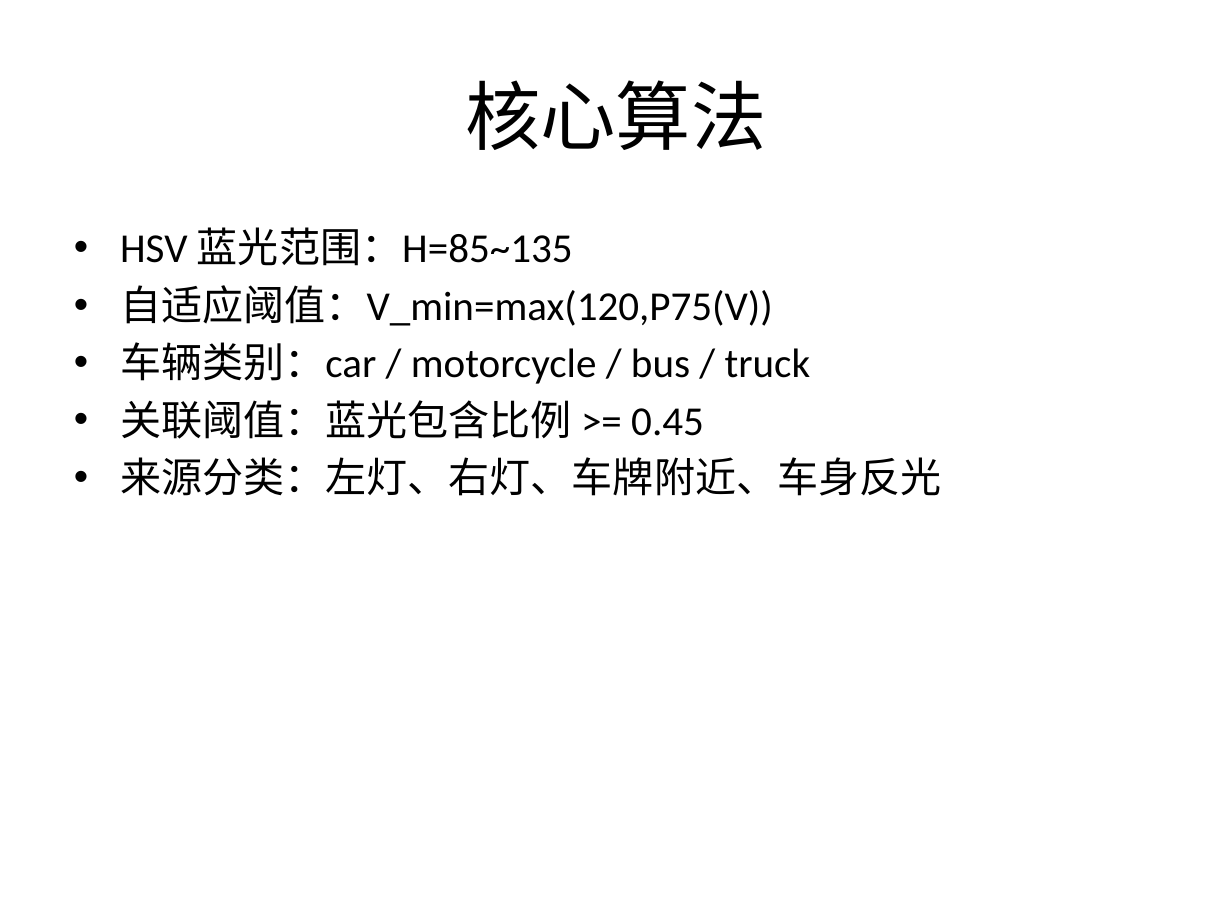
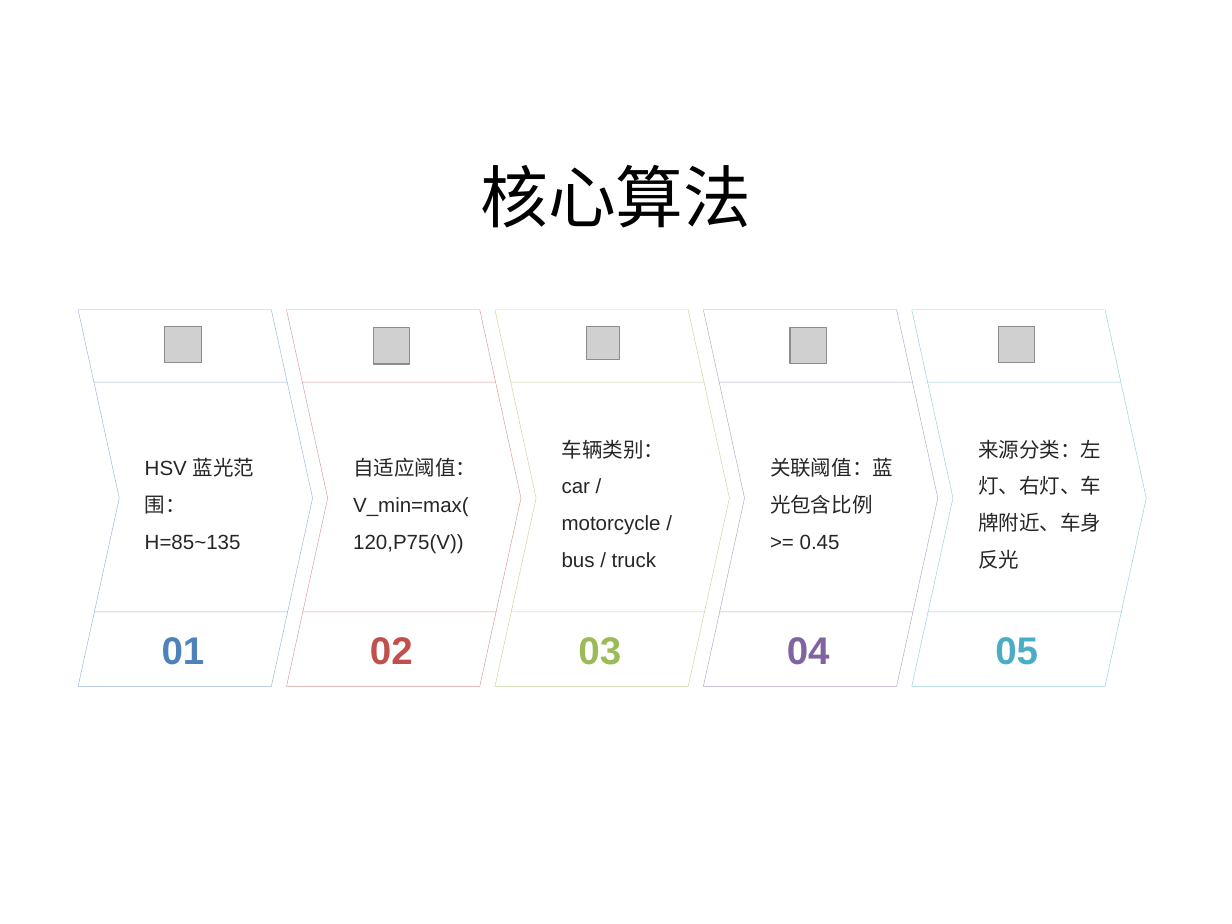
Before and after one commit to szl97/DAA, a slide deck: slide 4 of blue-light-detection/解题ppt.pptx. Drawn at 1232x924 pixels with LibreOffice and Linux fonts; fonts in the diff are those of the drawing; grey boxes stand for pictures. Boxes give left, top, right and bottom in pixels: in the first picture for what was removed or moved away, otherwise in the second. Text is boxed around its words. In the diff, an @@ line names an element or a change of style, - is before the commit and + after.

```diff
--- a/blue-light-detection/解题ppt.pptx
+++ b/blue-light-detection/解题ppt.pptx
@@ title "核心算法": place and size @@
-title "核心算法" at box(465, 80, 766, 150)
+title "核心算法" at box(480, 165, 751, 228)
@@ title "核心算法" at box(480, 165, 751, 228): size 44 to 39.6 pt @@
@@ text removed at box(120, 227, 941, 496) @@
-• HSV 蓝光范围：H=85~135
-• 自适应阈值：V_min=max(120,P75(V))
-• 车辆类别：car / motorcycle / bus / truck
-• 关联阈值：蓝光包含比例 >= 0.45
-• 来源分类：左灯、右灯、车牌附近、车身反光
@@ chevron added at box(78, 310, 312, 687), fill #FFFFFF @@
@@ chevron added at box(78, 309, 312, 686), fill #FFFFFF at 20% opacity, outline #4F81BD 0.25 pt, 12 pt, text #262626 @@
+HSV 蓝光范围：H=85~135
@@ picture added at box(165, 326, 201, 362) @@
@@ chevron added at box(287, 310, 521, 687), fill #FFFFFF @@
@@ chevron added at box(287, 309, 521, 686), fill #FFFFFF at 20% opacity, outline #C0504D 0.25 pt, 12 pt, text #262626 @@
+自适应阈值：V_min=max(120,P75(V))
@@ picture added at box(373, 328, 410, 365) @@
@@ chevron added at box(495, 310, 729, 687), fill #FFFFFF @@
@@ chevron added at box(495, 309, 729, 686), fill #FFFFFF at 20% opacity, outline #9BBB59 0.25 pt, 12 pt, text #262626 @@
+车辆类别：car / motorcycle / bus / truck
@@ picture added at box(586, 326, 620, 360) @@
@@ chevron added at box(703, 310, 938, 687), fill #FFFFFF @@
@@ chevron added at box(703, 309, 938, 686), fill #FFFFFF at 20% opacity, outline #8064A2 0.25 pt, 12 pt, text #262626 @@
+关联阈值：蓝光包含比例 >= 0.45
@@ picture added at box(790, 328, 827, 365) @@
@@ chevron added at box(912, 310, 1146, 687), fill #FFFFFF @@
@@ chevron added at box(912, 309, 1146, 686), fill #FFFFFF at 20% opacity, outline #4BACC6 0.25 pt, 12 pt, text #262626 @@
+来源分类：左灯、右灯、车牌附近、车身反光
@@ picture added at box(999, 326, 1035, 362) @@
@@ line added from (94, 382) to (287, 382), #4F81BD 0.25 pt @@
@@ line added from (302, 382) to (495, 382), #C0504D 0.25 pt @@
@@ line added from (510, 382) to (705, 382), #9BBB59 0.25 pt @@
@@ line added from (719, 382) to (913, 382), #8064A2 0.25 pt @@
@@ line added from (928, 382) to (1121, 382), #4BACC6 0.25 pt @@
@@ line added from (95, 612) to (288, 612), #4F81BD 0.25 pt @@
@@ line added from (303, 612) to (496, 612), #C0504D 0.25 pt @@
@@ line added from (511, 612) to (705, 612), #9BBB59 0.25 pt @@
@@ line added from (719, 612) to (913, 612), #8064A2 0.25 pt @@
@@ line added from (928, 612) to (1121, 612), #4BACC6 0.25 pt @@
@@ text added at box(162, 637, 205, 665), 22.5 pt, text #4F81BD, bold @@
+01
@@ text added at box(370, 637, 413, 665), 22.5 pt, text #C0504D, bold @@
+02
@@ text added at box(578, 637, 621, 665), 22.5 pt, text #9BBB59, bold @@
+03
@@ text added at box(787, 637, 830, 665), 22.5 pt, text #8064A2, bold @@
+04
@@ text added at box(995, 637, 1038, 665), 22.5 pt, text #4BACC6, bold @@
+05
```
Also in this commit, not shown: 6 other slides changed, 1 slide added.
